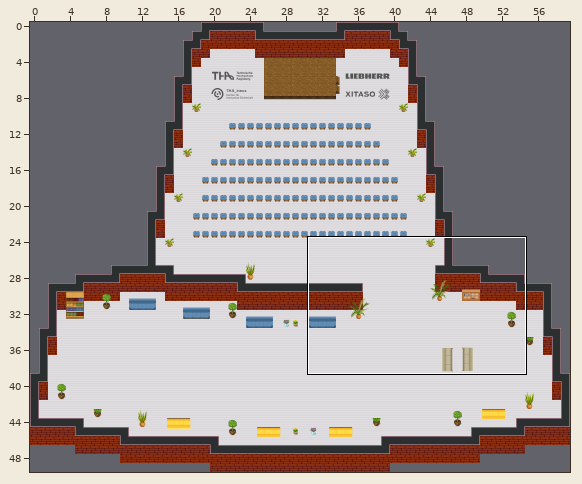
Tiled map (JSON), stored at map.tmj. The picture above shows the old version from afar; the outline marks the close-up.
Close-up. Before:
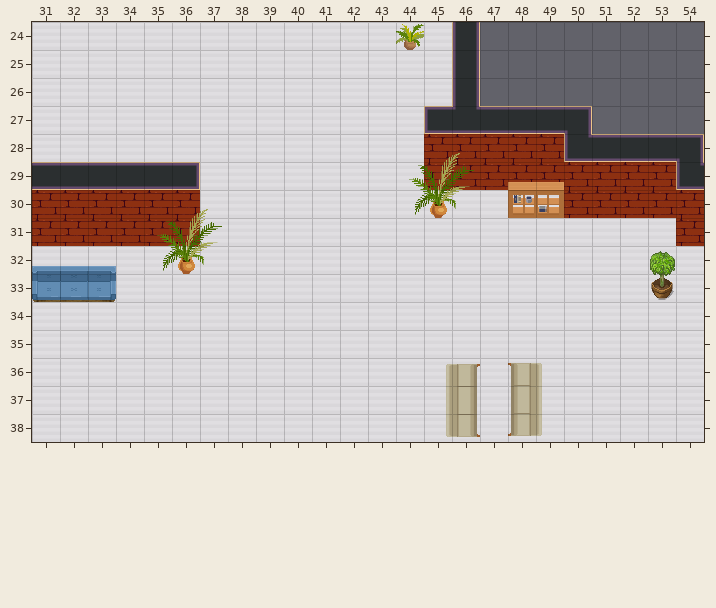
Cells are 32x32 px. Shown: x 31..54, y 24..38. The commit also changed other parts of the map, which this record leaves out.
The same view after the edit:
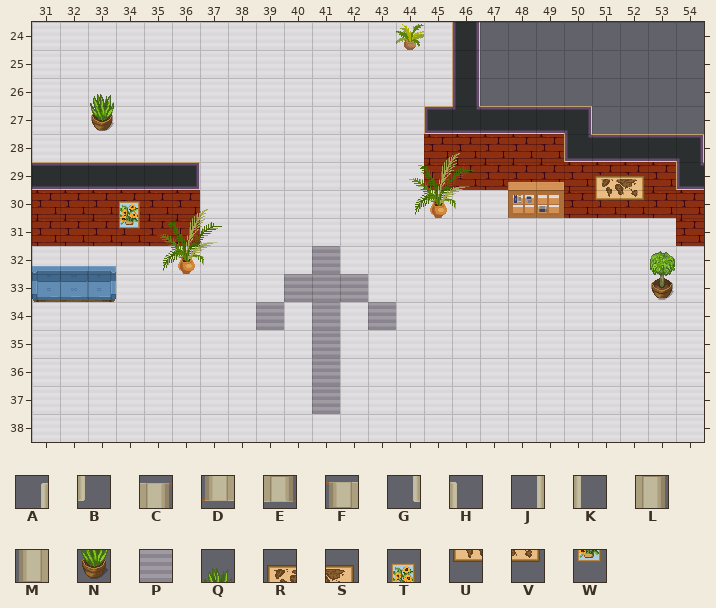
Key: from "Chunk 1": A 60 turned 270, B 60 turned 90, C 61 turned 270, D 61 turned 90, E 62 turned 270, F 62 turned 90, G 63 turned 270, H 63 turned 90, J 64 turned 270, K 64 turned 90, L 65 turned 270, M 65 turned 90, N 108, P 121, Q 126, R 139, S 140, T 146, U 152, V 153, W 159.
_ is an empty cell.
Change:
Layer "furniture/furniture2":
The author cleared tile A in row 36 at x 45.
The author cleared tile B in row 38 at x 49.
The author cleared tile C in row 36 at x 46.
The author cleared tile D in row 38 at x 48.
The author cleared tile E in row 38 at x 46.
The author cleared tile F in row 36 at x 48.
The author cleared tile G in row 38 at x 45.
The author cleared tile H in row 36 at x 49.
The author cleared tile J in row 37 at x 45.
The author cleared tile K in row 37 at x 49.
The author cleared tile L in row 37 at x 46.
The author cleared tile M in row 37 at x 48.
Layer "furniture/furniture3":
The edit adds tile N in row 27 at x 33.
The edit adds tile P in row 32 at x 41; in row 33 at x 40 to 42; in row 34 at x 39, 41 and 43; in rows 35 to 37 at x 41.
The edit adds tile Q in row 26 at x 33.
The edit adds tile R in row 29 at x 51.
The edit adds tile S in row 29 at x 52.
The edit adds tile T in row 30 at x 34.
The edit adds tile U in row 30 at x 51.
The edit adds tile V in row 30 at x 52.
The edit adds tile W in row 31 at x 34.
Where, in picture pixels (left, top, right, bottom), the same in both close-ups:
added: (90, 94, 114, 131)
added: (595, 175, 645, 201)
added: (119, 201, 140, 229)
added: (256, 246, 396, 414)
removed: (446, 364, 480, 437)
removed: (508, 363, 542, 436)
